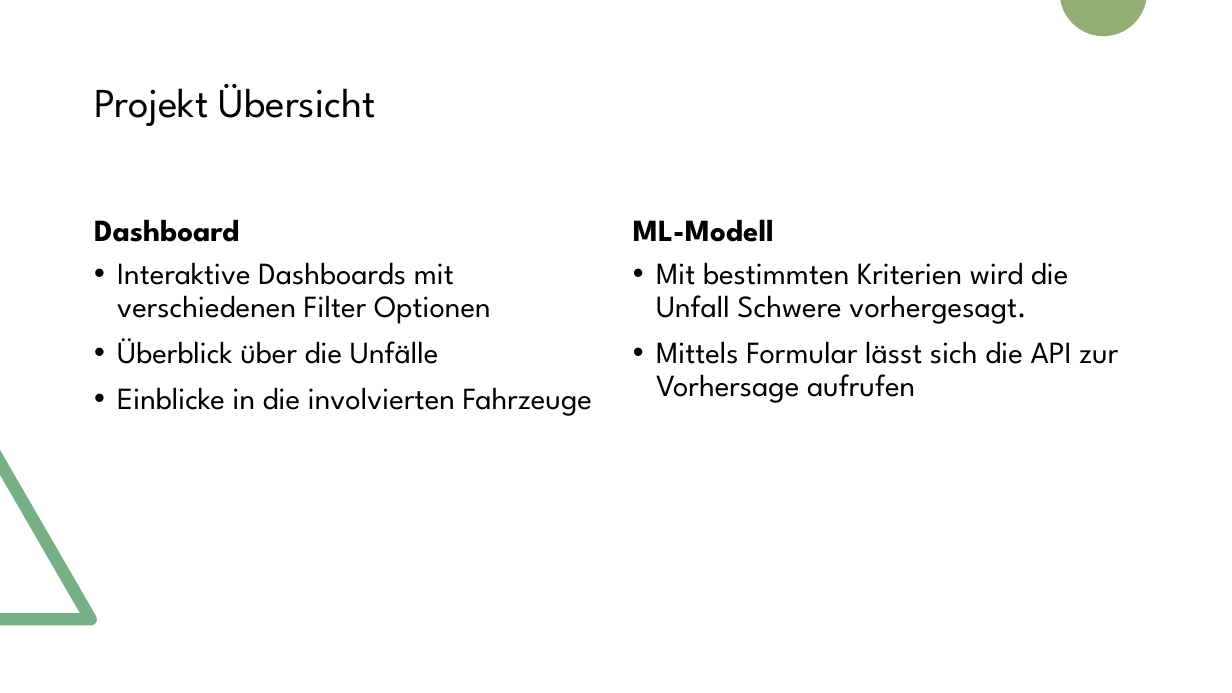
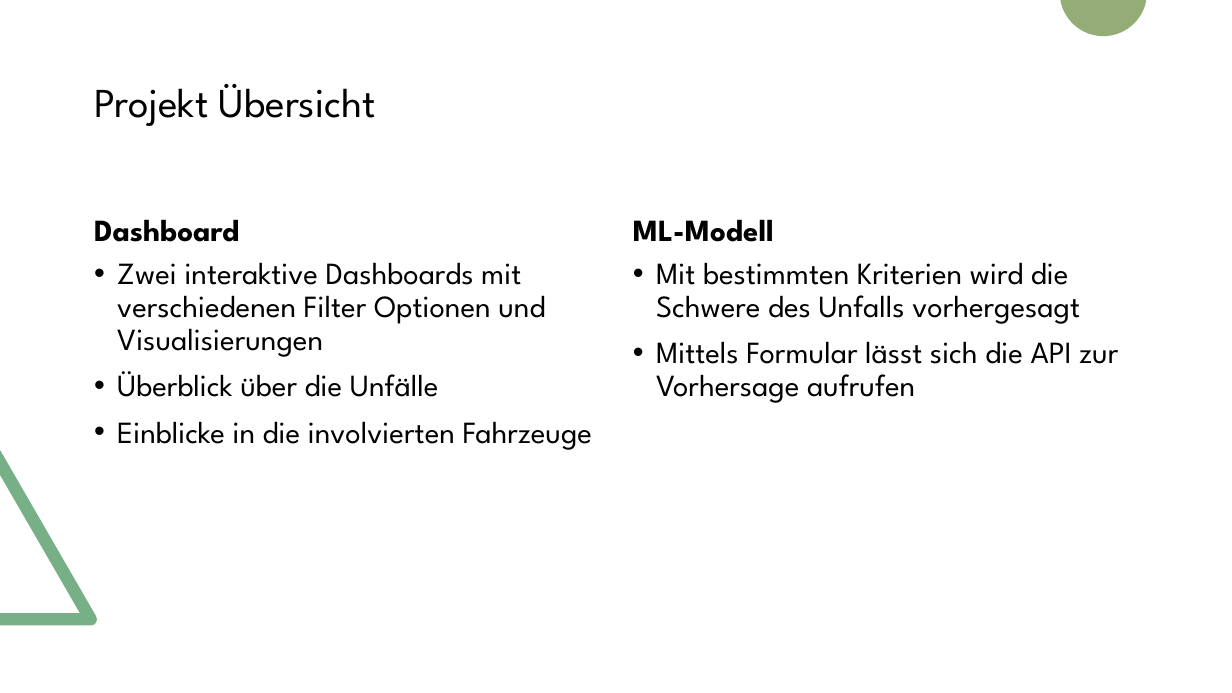
Before and after one commit to jojopirker/sdcProject, a slide deck: slide 3 of etc/final_presentation_v1.pptx. Drawn at 1232x693 pixels with LibreOffice and Linux fonts; fonts in the diff are those of the drawing. Boxes give left, top, right and bottom in pixels: in the first picture for what was removed or moved away, otherwise in the second. Text is boxed around its words. In the diff, an @@ line names an element or a change of style, - is before the commit and + after.

```diff
--- a/etc/final_presentation_v1.pptx
+++ b/etc/final_presentation_v1.pptx
@@ text at (117,262,545,357): text changed @@
-• Interaktive Dashboards mit verschiedenen Filter Optionen
+• Zwei interaktive Dashboards mit verschiedenen Filter Optionen und Visualisierungen
@@ text at (656,262,1080,324): text changed @@
-• Mit bestimmten Kriterien wird die Unfall Schwere vorhergesagt.
+• Mit bestimmten Kriterien wird die Schwere des Unfalls vorhergesagt
```
Also in this commit, not shown: 3 other slides changed, 4 slides added, 1 slide removed.
